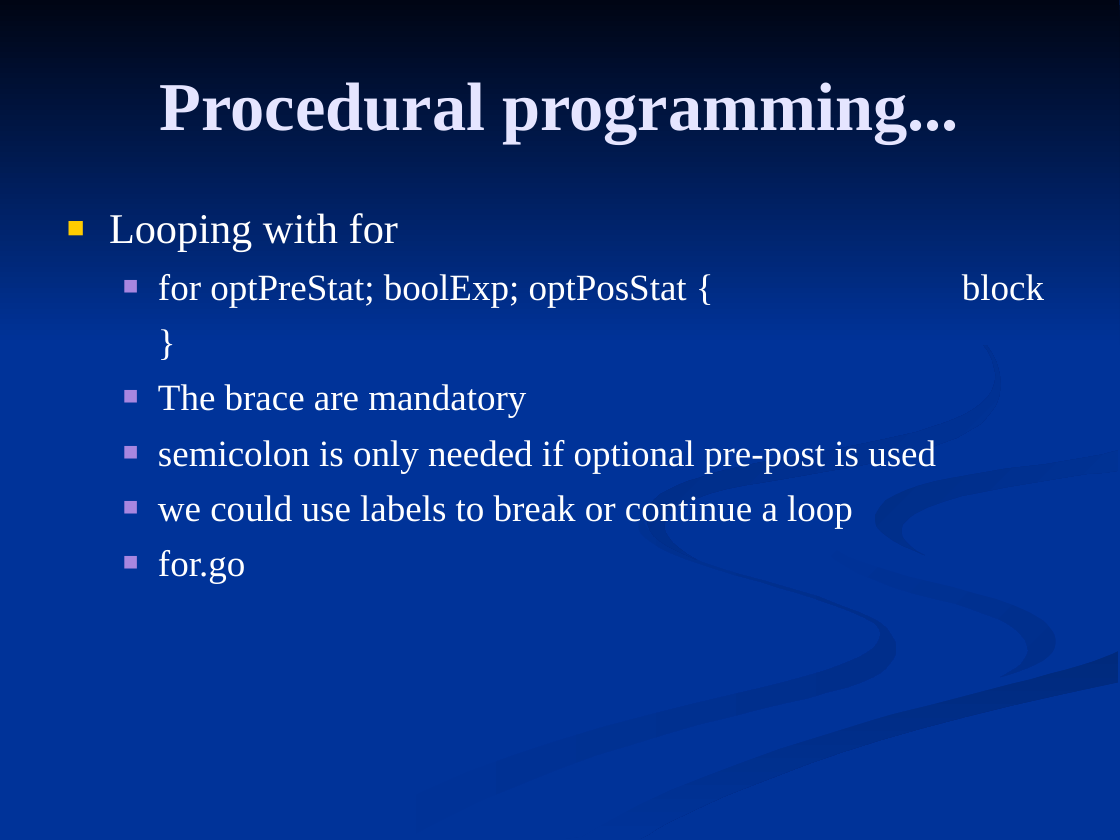
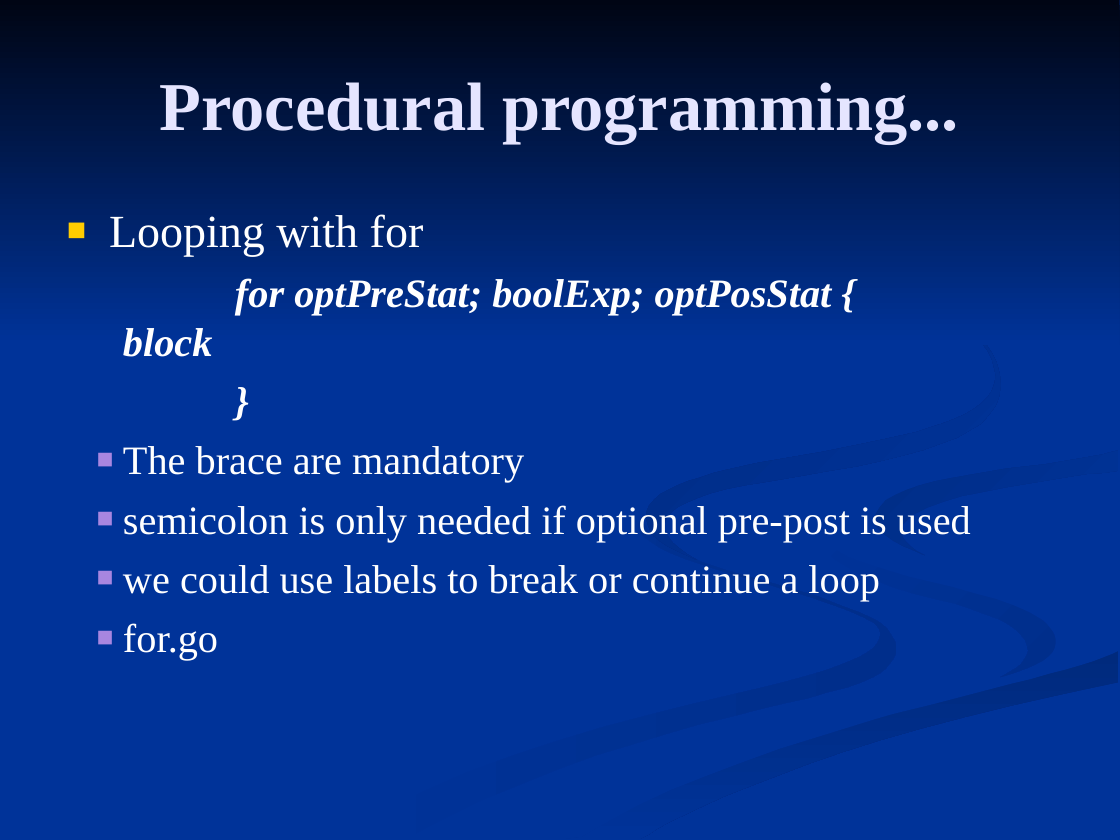
Before and after one commit to FrancoMelandri/GoLang, a slide deck: slide 26 of golang.ppt. Drawn at 1120x840 pixels with LibreOffice and Linux fonts; fonts in the diff are those of the drawing. Boxes give left, top, right and bottom in pixels: in the first picture for what was removed or moved away, otherwise in the second. Text is boxed around its words. In the diff, an @@ line names an element or a change of style, - is before the commit and + after.

```diff
--- a/golang.ppt
+++ b/golang.ppt
@@ text "Looping with for" at (x1=109, y1=214, x2=971, y2=661): size 27.2 to 29.6 pt in "Looping with for"; size 23.8 to 25.9 pt; bold on, italic on in "for optPreStat; boolExp; optPosStat { block", "}"; bullet ■ to none; indent changed @@
```
Also in this commit, not shown: 3 other slides changed, 5 slides added.
